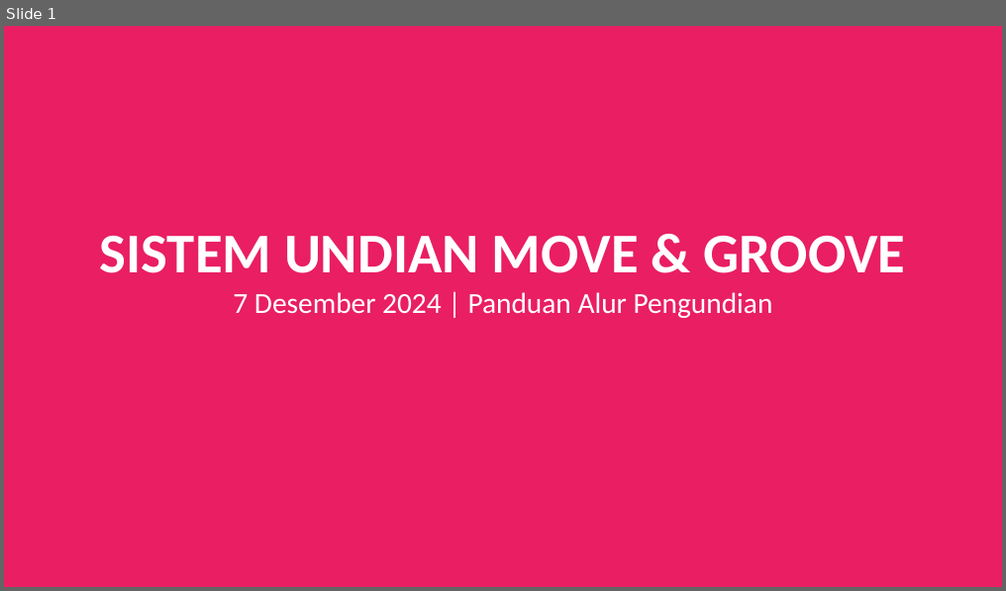
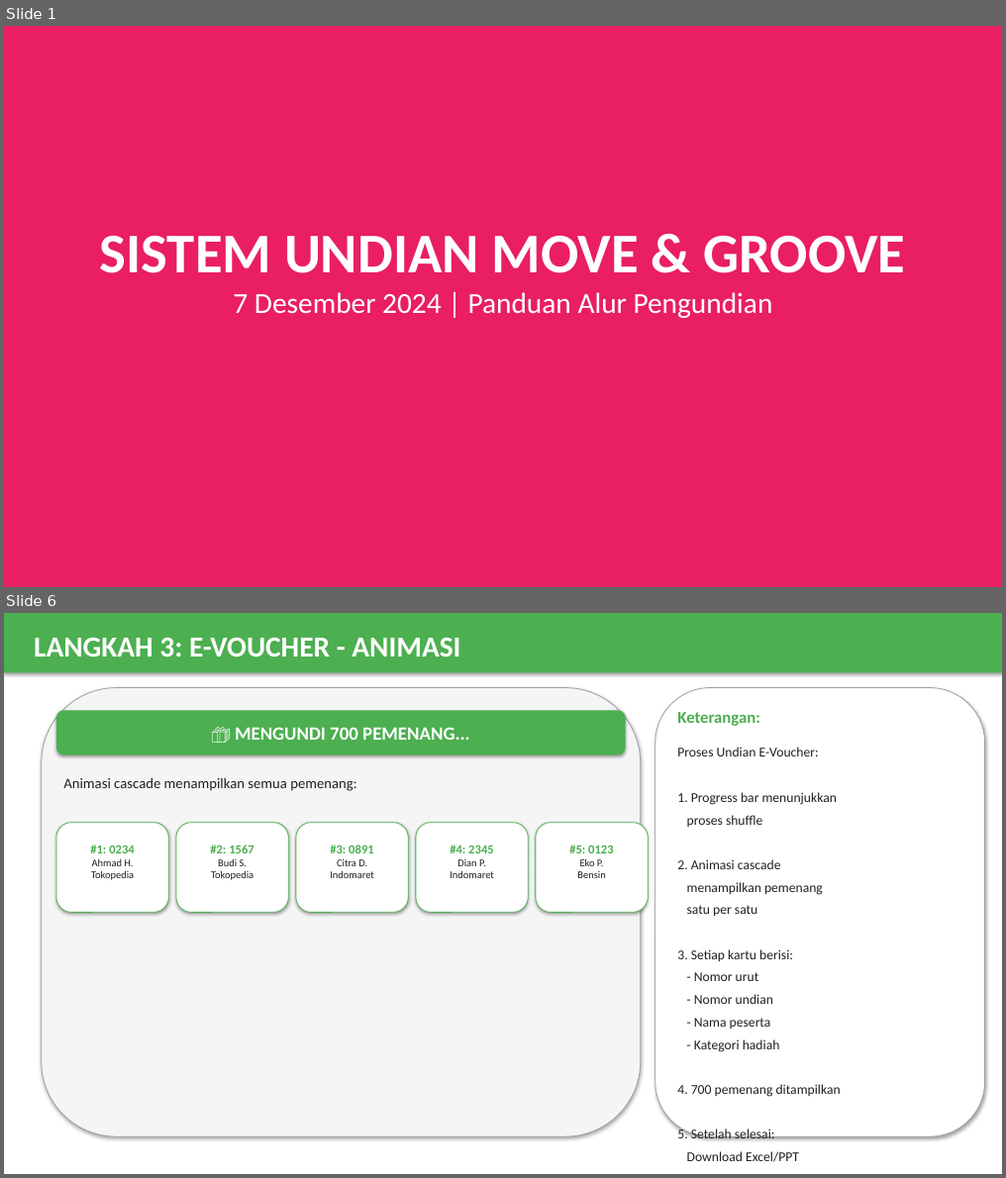
Before and after one commit to Wahyoe-underscore/LotteryStream, a slide deck: MoveGroove_Flow_Presentation.pptx. Shown one above the other, each under a label of ours: slide 1 before the commit, slides 1 and 6 after it; the slides between them are not shown. The pictures are 1006x591 and 1006x1178 pixels, drawn with LibreOffice and Linux fonts; fonts in the diff are those of the drawing. Boxes give left, top, right and bottom in pixels: in the first picture for what was removed or moved away, otherwise in the second. Text is boxed around its words. In the diff, an @@ line names an element or a change of style, - is before the commit and + after.

```diff
--- a/MoveGroove_Flow_Presentation.pptx
+++ b/MoveGroove_Flow_Presentation.pptx
@@ slide 6 added at bbox=[4, 613, 1002, 1174], background #FFFFFF @@
@@ rectangle added at bbox=[4, 613, 1002, 672], fill #4CAF50 @@
@@ text added at bbox=[34, 637, 460, 657], 28 pt, text #FFFFFF, bold @@
+LANGKAH 3: E-VOUCHER - ANIMASI
@@ rounded rectangle added at bbox=[42, 688, 641, 1137], fill #F5F5F5, outline #9E9E9E 0.75 pt @@
@@ rounded rectangle added at bbox=[655, 688, 985, 1137], fill #FFFFFF, outline #9E9E9E 0.75 pt @@
@@ rounded rectangle added at bbox=[56, 710, 626, 756], fill #4CAF50 @@
@@ text added at bbox=[235, 727, 469, 740], 18 pt, text #FFFFFF, bold @@
+🎁 MENGUNDI 700 PEMENANG...
@@ text added at bbox=[677, 712, 760, 726], 16 pt, text #4CAF50, bold @@
+Keterangan:
@@ text added at bbox=[677, 747, 841, 1162], 13 pt, text #212121 @@
+Proses Undian E-Voucher:
+1. Progress bar menunjukkan
+proses shuffle
+2. Animasi cascade
+menampilkan pemenang
+satu per satu
+3. Setiap kartu berisi:
+- Nomor urut
+- Nomor undian
+- Nama peserta
+- Kategori hadiah
+4. 700 pemenang ditampilkan
+5. Setelah selesai:
+Download Excel/PPT
@@ text added at bbox=[63, 777, 357, 791], 14 pt, text #212121 @@
+Animasi cascade menampilkan semua pemenang:
@@ rounded rectangle added at bbox=[56, 823, 168, 912], fill #FFFFFF, outline #4CAF50 0.75 pt @@
@@ text added at bbox=[90, 845, 135, 880], 10 pt, text #212121 @@
+#1: 0234
+Ahmad H.
+Tokopedia
@@ rounded rectangle added at bbox=[176, 823, 288, 912], fill #FFFFFF, outline #4CAF50 0.75 pt @@
@@ text added at bbox=[210, 845, 254, 880], 10 pt, text #212121 @@
+#2: 1567
+Budi S.
+Tokopedia
@@ rounded rectangle added at bbox=[296, 823, 408, 912], fill #FFFFFF, outline #4CAF50 0.75 pt @@
@@ text added at bbox=[330, 845, 374, 878], 10 pt, text #212121 @@
+#3: 0891
+Citra D.
+Indomaret
@@ rounded rectangle added at bbox=[416, 823, 528, 912], fill #FFFFFF, outline #4CAF50 0.75 pt @@
@@ text added at bbox=[450, 845, 494, 878], 10 pt, text #212121 @@
+#4: 2345
+Dian P.
+Indomaret
@@ rounded rectangle added at bbox=[536, 823, 648, 912], fill #FFFFFF, outline #4CAF50 0.75 pt @@
@@ text added at bbox=[569, 845, 614, 878], 10 pt, text #212121 @@
+#5: 0123
+Eko P.
+Bensin
```
Also in this commit, not shown: 3 slides changed, 7 other slides added, 9 slides removed, 6 other files.
